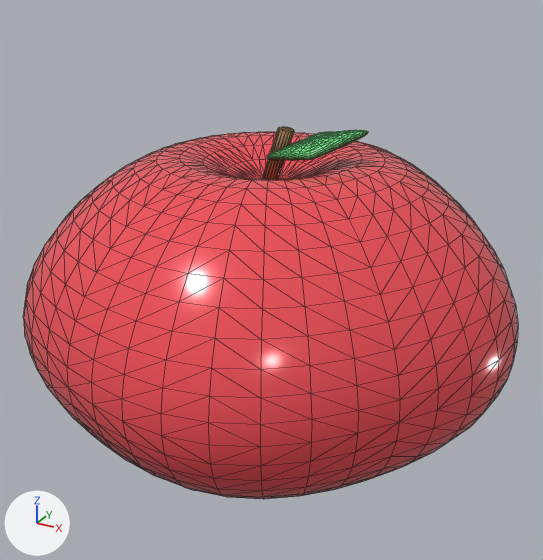
The Blender file assets/models/pomme.blend, before and after one commit.
The view is the same before and after, from a 50 mm camera at (0.913, -1.688, 0.837) aimed at (-0.011, -0.008, -0.003). Every picture has the same lights, and +X, +Y and +Z are marked at lower left. The first picture is the older version. Mesh edges are drawn as thin lines.

Names of what the first picture shows: 'pomme'.
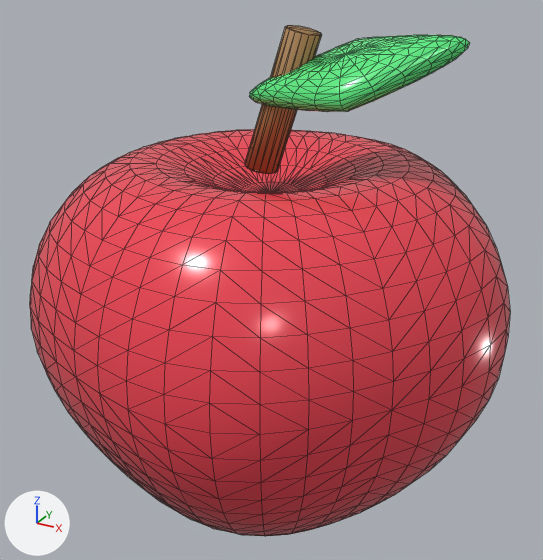
What differs and where, as boxes [x1, y1, x2, y2] in the pictures (543 x 560 px; the box of a moved part takes in the faces that stretch with it):
'pomme', surface changed, reshaped (37% taller): before [23, 127, 518, 499]; after [30, 25, 510, 536]
part 1 of me_sphere, moved or reshaped: before [263, 127, 294, 179]; after [245, 25, 322, 174]
part 2 of me_sphere, moved or reshaped: before [23, 130, 518, 499]; after [30, 35, 510, 536]

Patch to the scene script:
```diff
--- a/assets/models/pomme.blend.py
+++ b/assets/models/pomme.blend.py
@@ mat_leafgreen @@
 mat_leafgreen.roughness = 0.28
+mat_leafgreen.emission_strength = 0.18
@@ me_sphere @@
 # used by ob_pomme; location = (0.0, 0.0, 0.0)
-me_sphere.from_pydata(...)  # 1428 vertices, 2844 faces; spans x -0.657..0.657, y -0.66..0.66, z -0.435..0.435
+me_sphere.from_pydata(...)  # 1428 vertices, 2844 faces; spans x -0.634..0.634, y -0.64..0.64, z -0.67..0.67
+# me_sphere part 1: the loose piece of 32 vertices spanning x -0.038..0.048, y -0.02..0.02, z 0.282..0.422 is multiplied about its middle by the matrix ((2.192, 0.0, 0.131), (0.0, 2.186, 0.0), (-0.008, 0.0, 2.624)), then moved by (0.008, 0.0, 0.134)
+# me_sphere part 2: 1396 of 1428 vertices moved; they spanned x -0.657..0.657, y -0.66..0.66, z -0.435..0.435 and now span x -0.634..0.634, y -0.64..0.64, z -0.67..0.664; mean shift (0.019, 0.0, -0.048); largest move (0.238, 0.017, 0.435) -> (0.455, 0.024, 0.658)
 me_sphere.materials.append(mat_applered)
```
